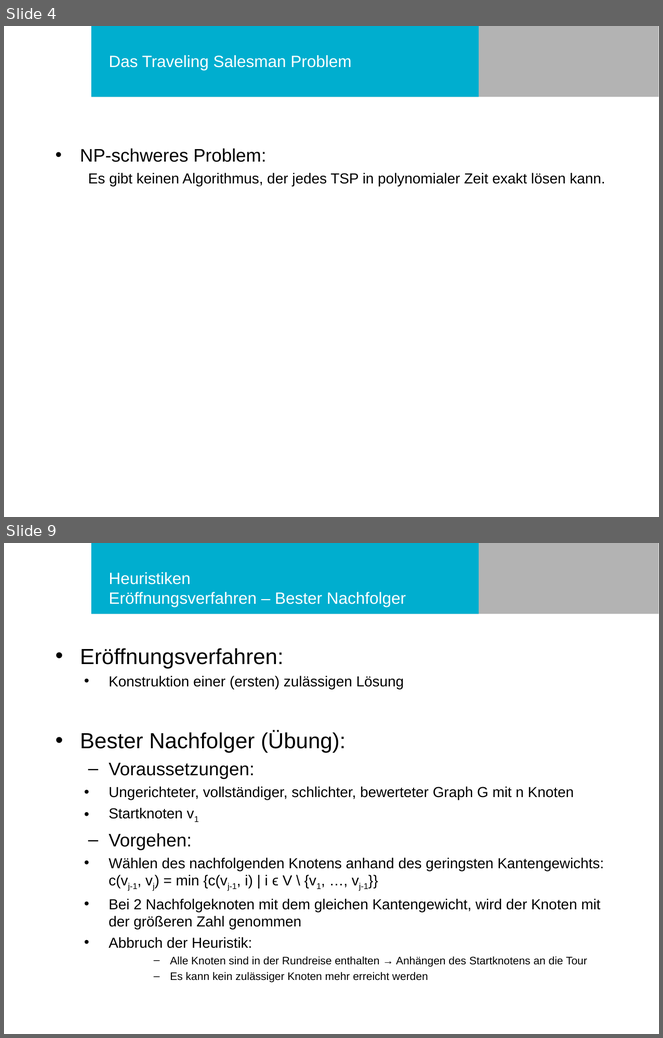
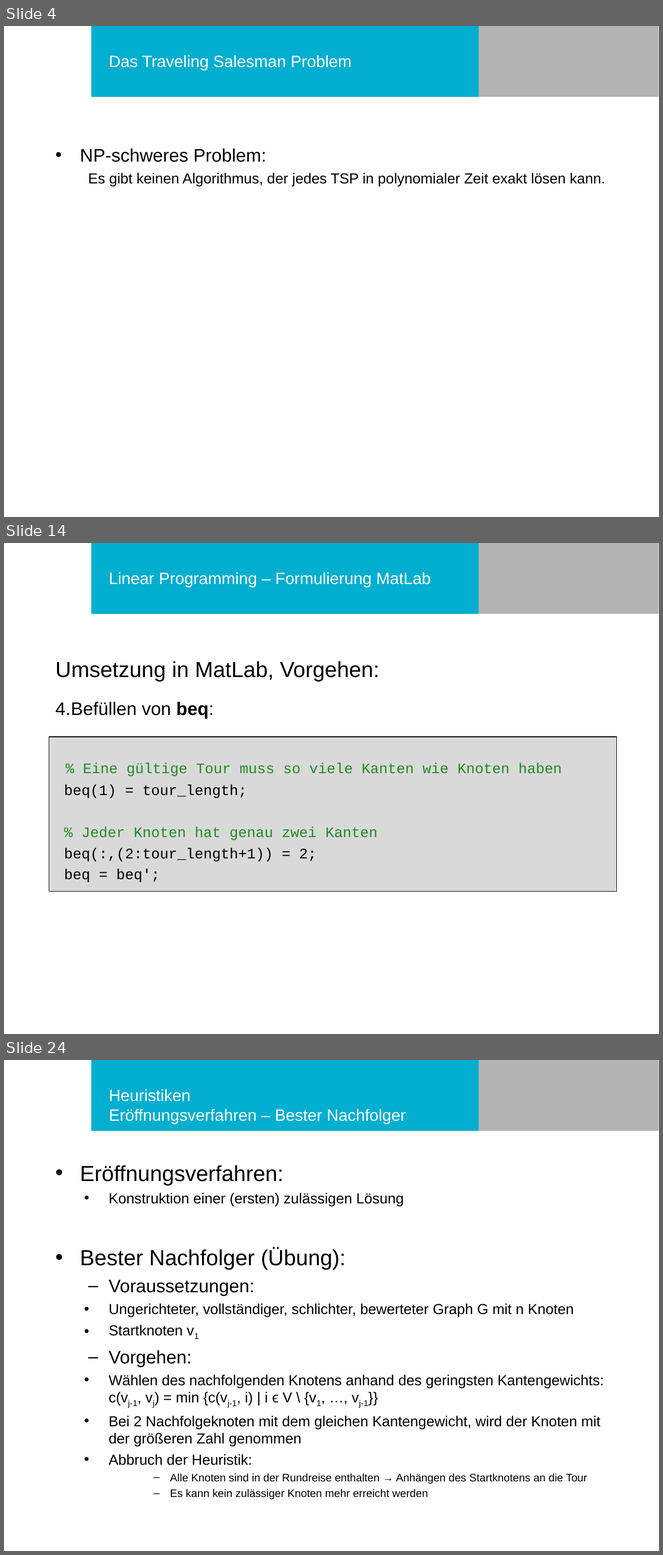
Before and after one commit to philurlaub/matlab2016, a slide deck: Präsentation.ppt. Shown one above the other, each under a label of ours: slides 4 and 9 before the commit, slides 4, 14 and 24 after it; the slides between them are not shown. The pictures are 663x1038 and 663x1555 pixels, drawn with LibreOffice and Linux fonts; fonts in the diff are those of the drawing; background and template pictures are left out. Boxes give left, top, right and bottom in pixels: in the first picture for what was removed or moved away, otherwise in the second. Text is boxed around its words. In the diff, an @@ line names an element or a change of style, - is before the commit and + after.

```diff
--- a/Präsentation.ppt
+++ b/Präsentation.ppt
@@ slide 14 added at <box>4,543,659,1034</box>, background #FFFFFF; not listed: 2 template elements that a slide beside it also shows @@
@@ title added at <box>109,572,431,587</box>, 18 pt, text #FFFFFF @@
+Linear Programming – Formulierung MatLab
@@ text added at <box>55,661,562,883</box>, 16 pt, text #000000 @@
+Umsetzung in MatLab, Vorgehen:
+4. Befüllen von beq:
+% Eine gültige Tour muss so viele Kanten wie Knoten haben
+beq(1) = tour_length;
+% Jeder Knoten hat genau zwei Kanten
+beq(:,(2:tour_length+1)) = 2;
+beq = beq';
@@ rectangle added at <box>49,737,617,891</box>, fill #D9D9D9, outline #000000 0.74 pt @@
@@ what was slide 9 is now slide 24 @@
```
Also in this commit, not shown: 6 slides changed, 16 other slides added, 2 slides removed.
